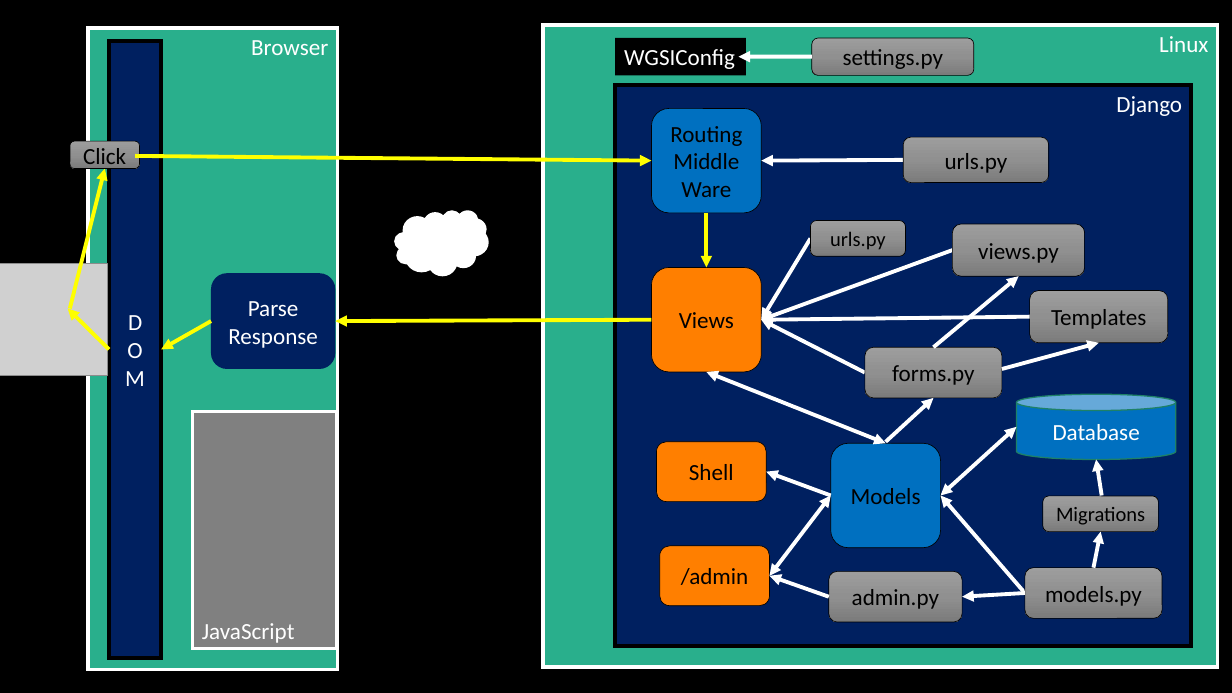
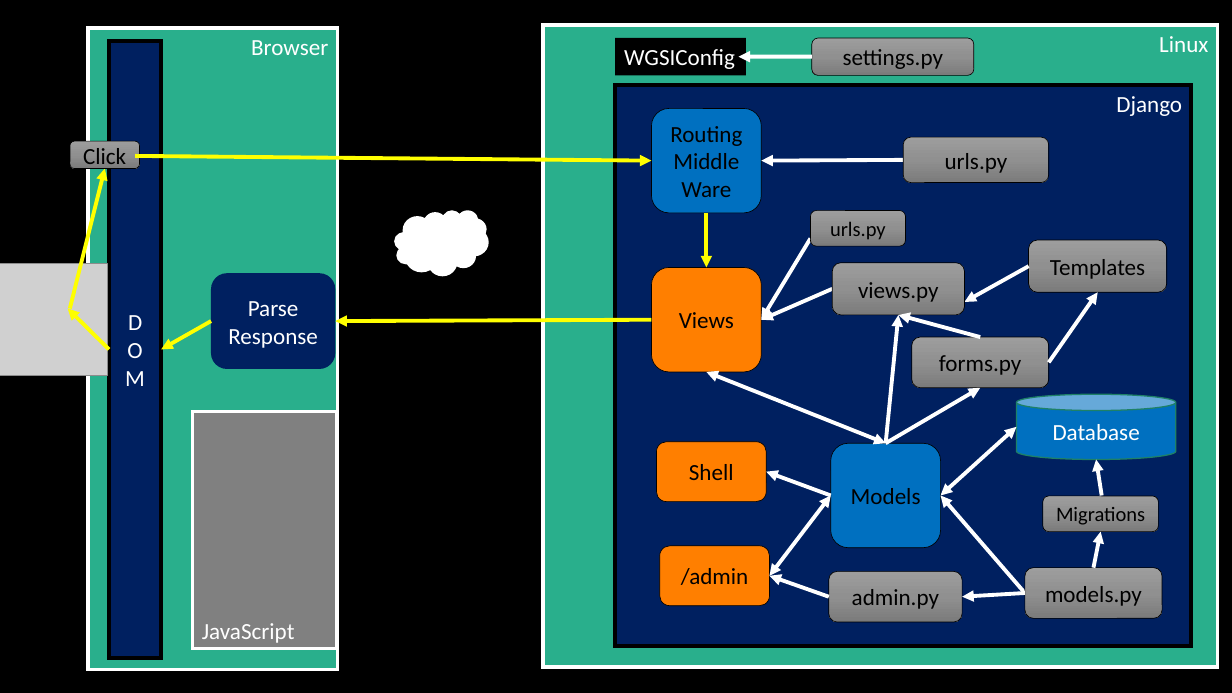
Before and after one commit to csev/dj4e, a slide deck: slide 1 of lectures/bigpicture.pptx. Drawn at 1232x693 pixels with LibreOffice and Linux fonts; fonts in the diff are those of the drawing; grey boxes stand for pictures. Boxes give left, top, right and bottom in pixels: in the first picture for what was removed or moved away, otherwise in the second. Text is boxed around its words. In the diff, an @@ line names an element or a change of style, - is before the commit and + after.

```diff
--- a/lectures/bigpicture.pptx
+++ b/lectures/bigpicture.pptx
@@ rounded rectangle "urls.py": place and size @@
-rounded rectangle "urls.py" at bbox=[811, 221, 906, 257]
+rounded rectangle "urls.py" at bbox=[811, 211, 906, 247]
@@ rounded rectangle "views.py": place and size @@
-rounded rectangle "views.py" at bbox=[953, 224, 1085, 276]
+rounded rectangle "views.py" at bbox=[833, 262, 965, 315]
@@ arrow moved from (865, 372) - (762, 320) to (1029, 266) - (965, 302) @@
@@ rounded rectangle "Templates": place and size @@
-rounded rectangle "Templates" at bbox=[1030, 290, 1168, 343]
+rounded rectangle "Templates" at bbox=[1029, 240, 1167, 293]
@@ arrow moved from (953, 250) - (762, 320) to (833, 289) - (762, 320) @@
@@ arrow moved from (1002, 369) - (1099, 343) to (1049, 362) - (1098, 292) @@
@@ arrow removed from (1030, 317) to (762, 320) @@
@@ arrow added from (886, 444) to (898, 315), #FFFFFF 3 pt @@
@@ arrow moved from (933, 348) - (1019, 276) to (981, 337) - (898, 315) @@
@@ rounded rectangle "forms.py": place and size @@
-rounded rectangle "forms.py" at bbox=[865, 348, 1002, 398]
+rounded rectangle "forms.py" at bbox=[912, 337, 1049, 388]
@@ arrow moved from (886, 442) - (933, 398) to (886, 444) - (981, 388) @@
```
Also in this commit, not shown: 1 other slide changed, 1 other file.
